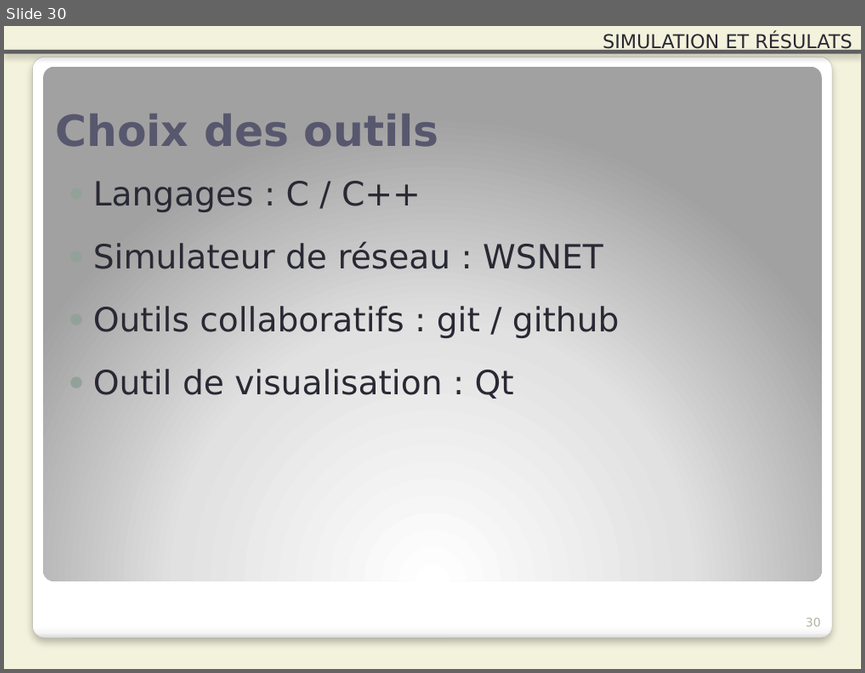
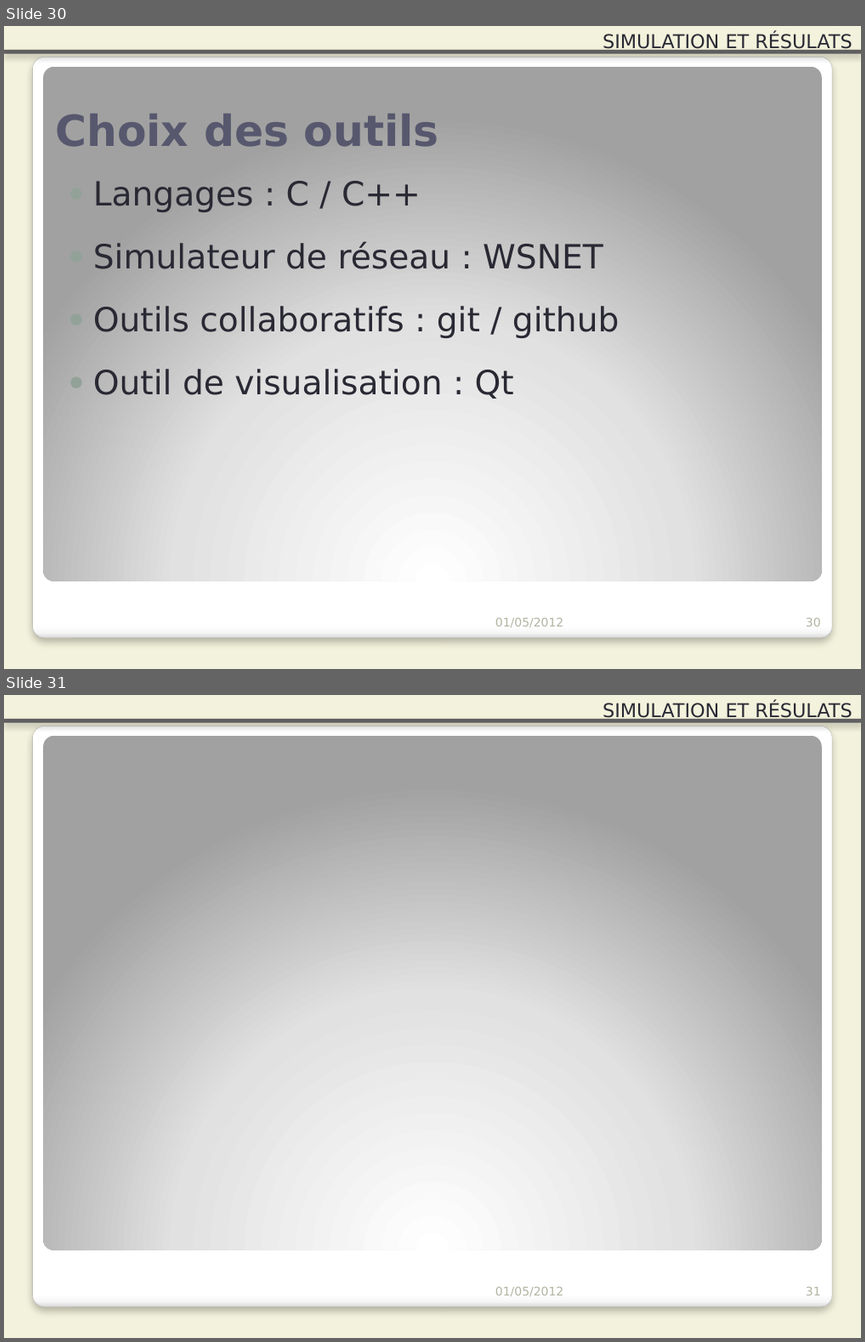
Before and after one commit to Patre/Energy-saving-in-sensors--networks, a slide deck: Redaction/Presentation/pres.pptx. Shown one above the other, each under a label of ours: slide 30 before the commit, slides 30 and 31 after it. The pictures are 865x673 and 865x1342 pixels, drawn with LibreOffice and Linux fonts; fonts in the diff are those of the drawing. Boxes give left, top, right and bottom in pixels: in the first picture for what was removed or moved away, otherwise in the second. Text is boxed around its words. In the diff, an @@ line names an element or a change of style, - is before the commit and + after.

```diff
--- a/Redaction/Presentation/pres.pptx
+++ b/Redaction/Presentation/pres.pptx
@@ slide 31 added at (4,695,861,1338), background #F3F2DC; not listed: 3 template elements that a slide beside it also shows @@
@@ text added at (602,703,851,722), 16 pt, text #292934 @@
+SIMULATION ET RÉSULATS
@@ text added at (495,1287,563,1296), 10 pt, text #B4B3A3 @@
+01/05/2012
@@ page number added at (806,1287,821,1295), 10 pt, text #B4B3A3 @@
+31
@@ slide 30 changed as well @@
@@ text added at (495,618,563,627), 10 pt, text #B4B3A3 @@
+01/05/2012
```
Also in this commit, not shown: 35 other slides changed.
